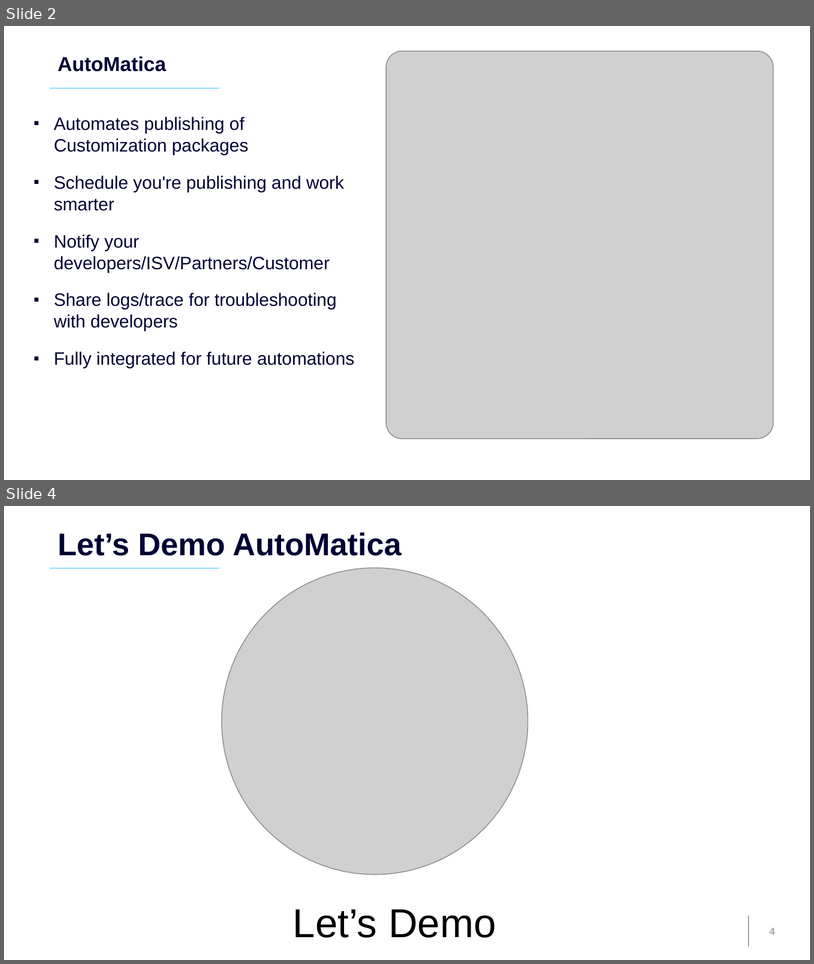
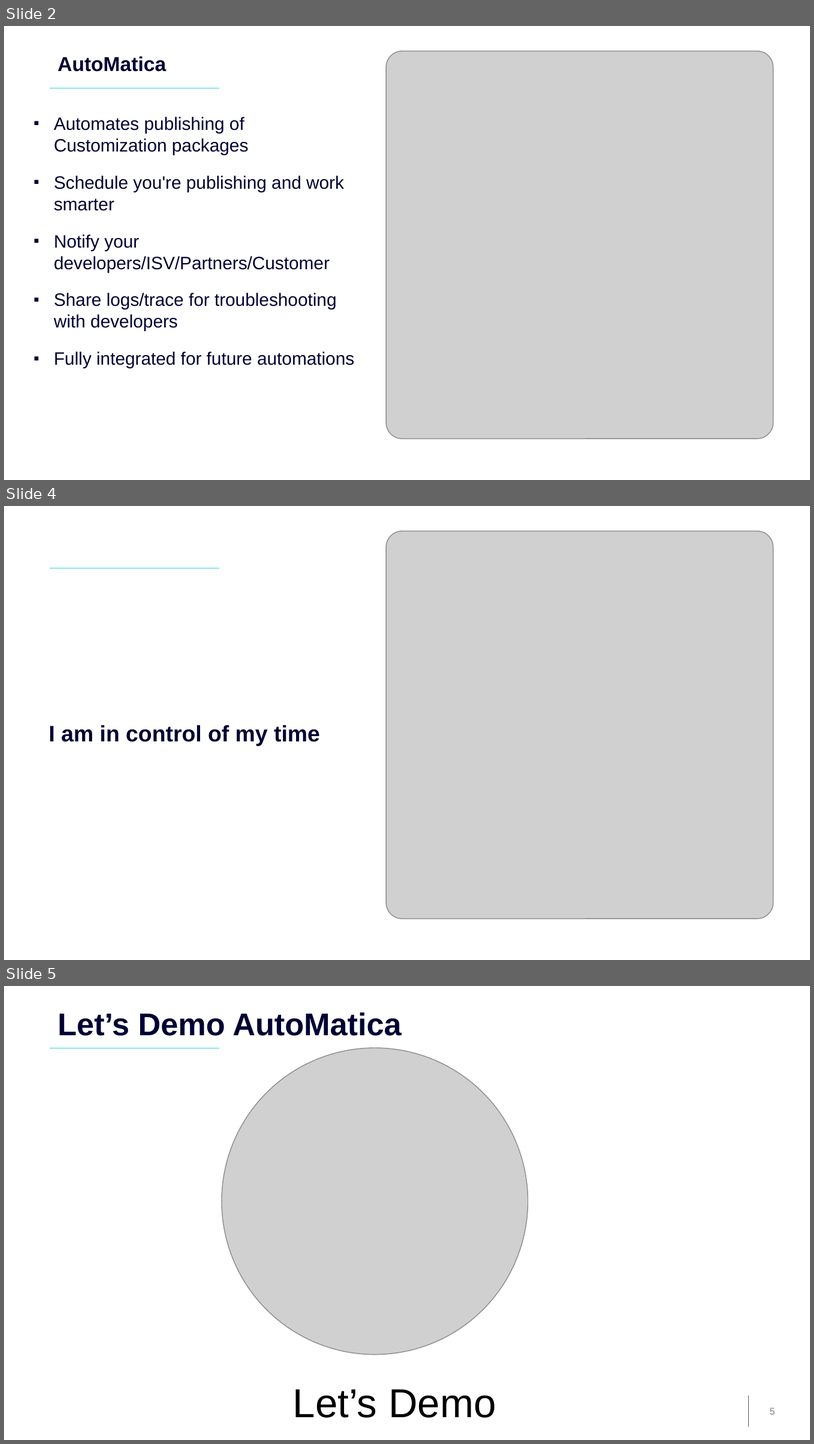
Before and after one commit to AcumaticaHackathon/2023-Team-Mu, a slide deck: 2023 Hackathon Presentation - Team Mu Final_V1.pptx. Shown one above the other, each under a label of ours: slides 2 and 4 before the commit, slides 2, 4 and 5 after it; the slides between them are not shown. The pictures are 814x964 and 814x1444 pixels, drawn with LibreOffice and Linux fonts; fonts in the diff are those of the drawing; grey boxes stand for pictures; background and template pictures are left out. Boxes give left, top, right and bottom in pixels: in the first picture for what was removed or moved away, otherwise in the second. Text is boxed around its words. In the diff, an @@ line names an element or a change of style, - is before the commit and + after.

```diff
--- a/2023 Hackathon Presentation - Team Mu Final_V1.pptx
+++ b/2023 Hackathon Presentation - Team Mu Final_V1.pptx
@@ slide 4 added at <box>4,506,810,960</box>, background #FFFFFF; not listed: 1 template element that a slide beside it also shows @@
@@ picture added at <box>386,531,773,918</box> @@
@@ title added at <box>49,725,320,746</box>, 20 pt, text #000033, bold @@
+I am in control of my time
@@ what was slide 4 is now slide 5 @@
@@ page number at <box>770,1407,775,1414</box>: text changed @@
-4
+5
```
Also in this commit, not shown: 2 slides changed, 3 other slides added, 2 slides removed.
